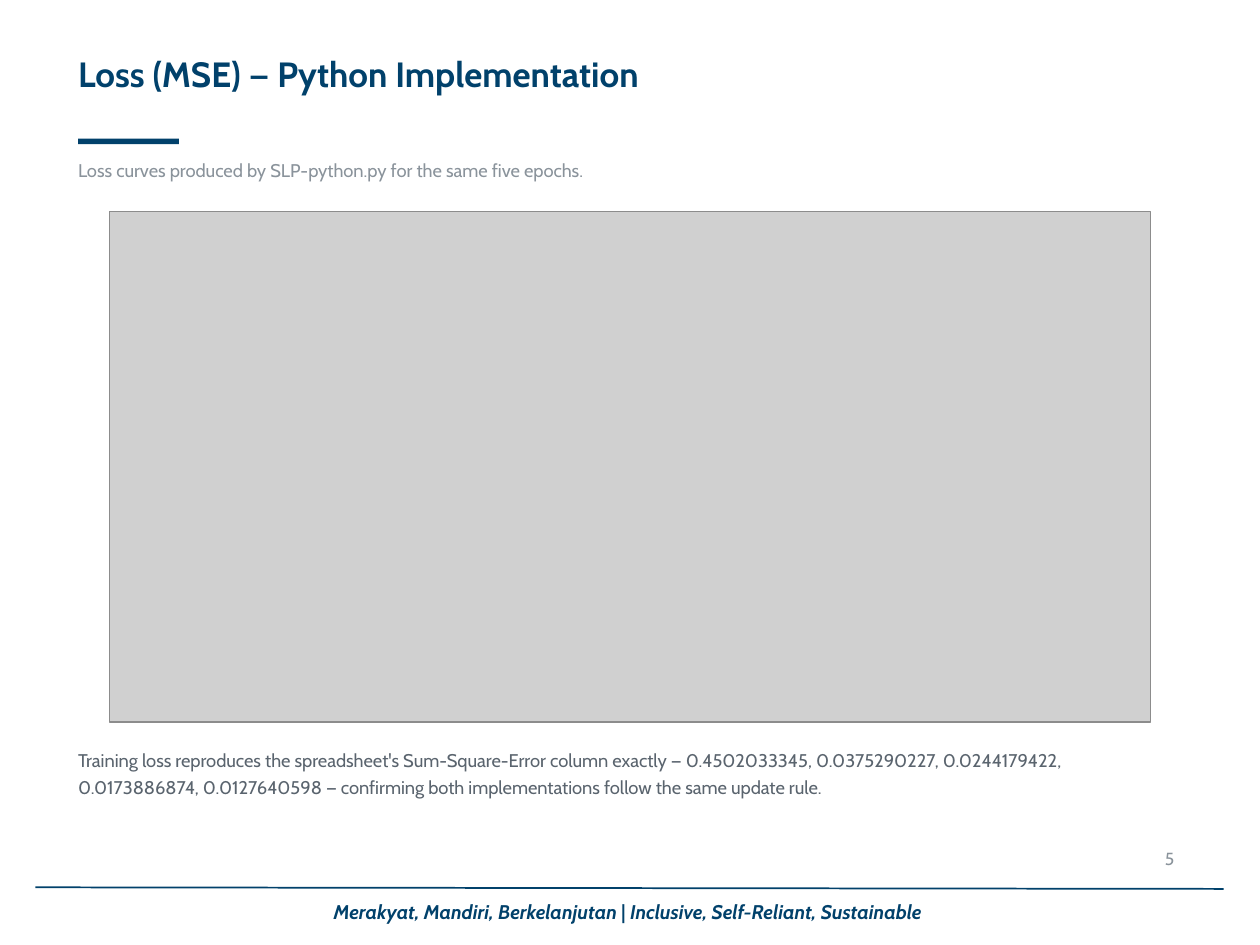
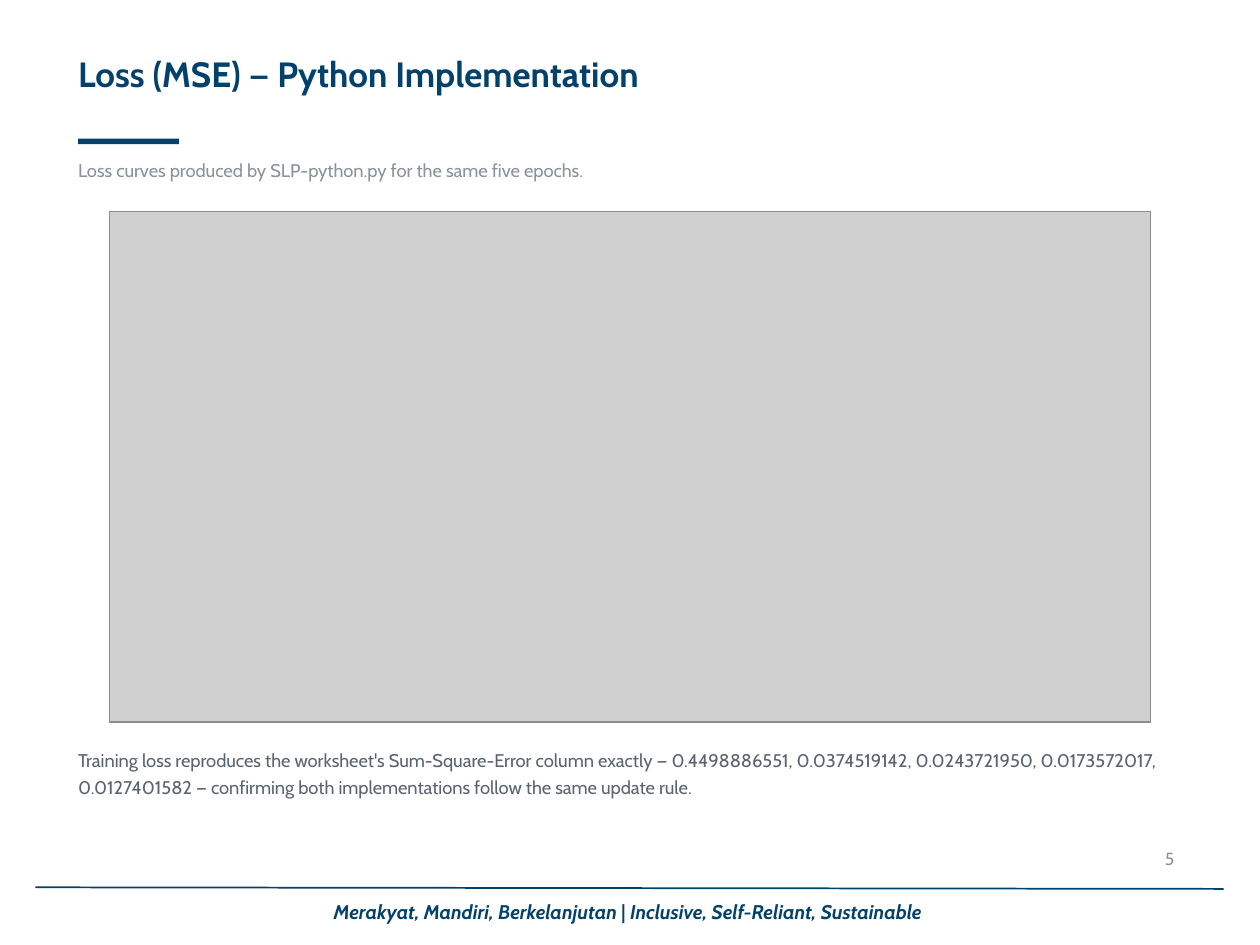
Before and after one commit to muhajav/SLP-Deep-Learning, a slide deck: slide 5 of Assignment 1 - SLP - Muhammad Javier.pptx. Drawn at 1260x945 pixels with LibreOffice and Linux fonts; fonts in the diff are those of the drawing; grey boxes stand for pictures; background and template pictures are left out. Boxes give left, top, right and bottom in pixels: in the first picture for what was removed or moved away, otherwise in the second. Text is boxed around its words. In the diff, an @@ line names an element or a change of style, - is before the commit and + after.

```diff
--- a/Assignment 1 - SLP - Muhammad Javier.pptx
+++ b/Assignment 1 - SLP - Muhammad Javier.pptx
@@ text at [78, 753, 1156, 799]: text changed @@
-Training loss reproduces the spreadsheet's Sum-Square-Error column exactly — 0.4502033345, 0.0375290227, 0.0244179422, 0.0173886874, 0.0127640598 — confirming both implementations follow the same update rule.
+Training loss reproduces the worksheet's Sum-Square-Error column exactly — 0.4498886551, 0.0374519142, 0.0243721950, 0.0173572017, 0.0127401582 — confirming both implementations follow the same update rule.
```
Also in this commit, not shown: 3 other slides changed, 7 other files.
